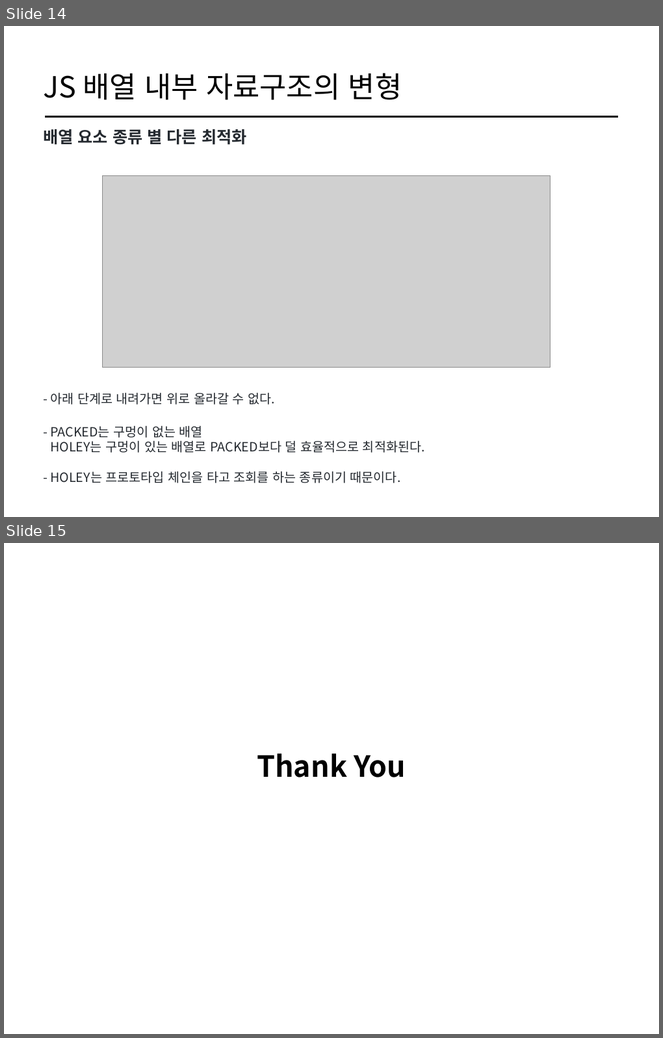
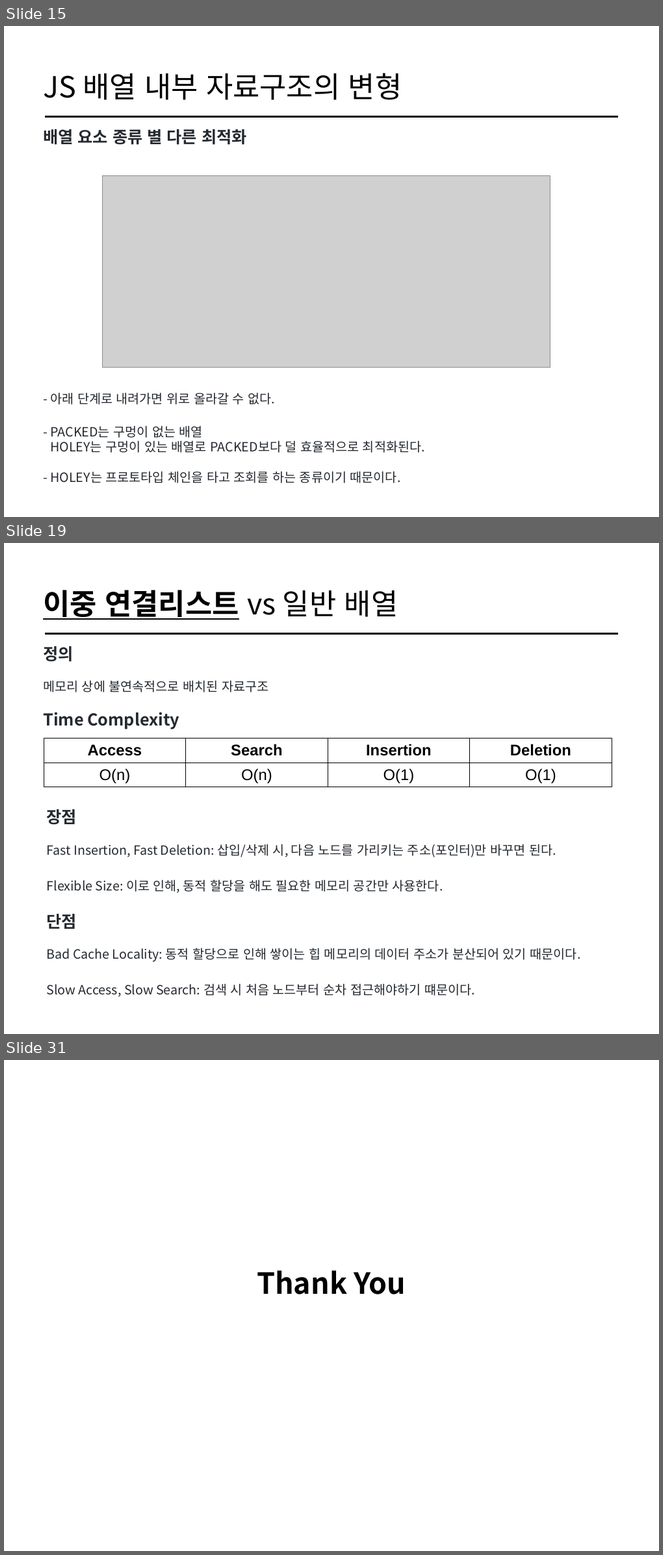
Before and after one commit to cs-study-org/cs-study, a slide deck: 05/yongki/DataStructure&FileSystem.pptx. Shown one above the other, each under a label of ours: slides 14 and 15 before the commit, slides 15, 19 and 31 after it; the slides between them are not shown. The pictures are 663x1038 and 663x1555 pixels, drawn with LibreOffice and Linux fonts; fonts in the diff are those of the drawing; grey boxes stand for pictures. Boxes give left, top, right and bottom in pixels: in the first picture for what was removed or moved away, otherwise in the second. Text is boxed around its words. In the diff, an @@ line names an element or a change of style, - is before the commit and + after.

```diff
--- a/05/yongki/DataStructure&FileSystem.pptx
+++ b/05/yongki/DataStructure&FileSystem.pptx
@@ slide 19 added at (4,543,659,1034), background #FFFFFF @@
@@ title added at (43,590,398,620), 32 pt, text #000000, bold, underline @@
+이중 연결리스트 vs 일반 배열
@@ line added from (46, 634) to (618, 634), #000000 2 pt @@
@@ text added at (43,646,269,730), 14 pt, text #24292F @@
+정의
+메모리 상에 불연속적으로 배치된 자료구조
+Time Complexity
@@ table added at (44,739,612,787), 2 rows, 4 columns @@
+Access | Search | Insertion | Deletion
+O(n) | O(n) | O(1) | O(1)
@@ text added at (47,809,556,893), 14 pt, text #24292F @@
+장점
+Fast Insertion, Fast Deletion: 삽입/삭제 시, 다음 노드를 가리키는 주소(포인터)만 바꾸면 된다.
+Flexible Size: 이로 인해, 동적 할당을 해도 필요한 메모리 공간만 사용한다.
@@ text added at (47,914,581,997), 14 pt, text #24292F @@
+단점
+Bad Cache Locality: 동적 할당으로 인해 쌓이는 힙 메모리의 데이터 주소가 분산되어 있기 때문이다.
+Slow Access, Slow Search: 검색 시 처음 노드부터 순차 접근해야하기 떄문이다.
@@ what was slide 14 is now slide 15 @@
@@ what was slide 15 is now slide 31 @@
```
Also in this commit, not shown: 10 slides changed, 15 other slides added.
